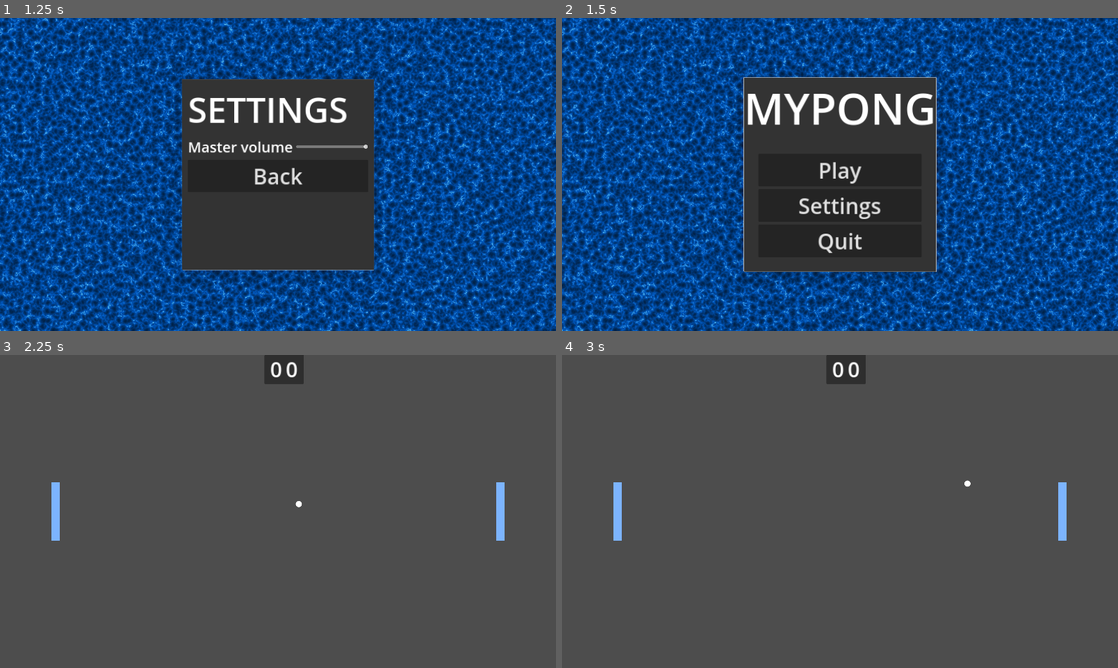
Above: before the commit, frames 1-4 (two rows, left to right).
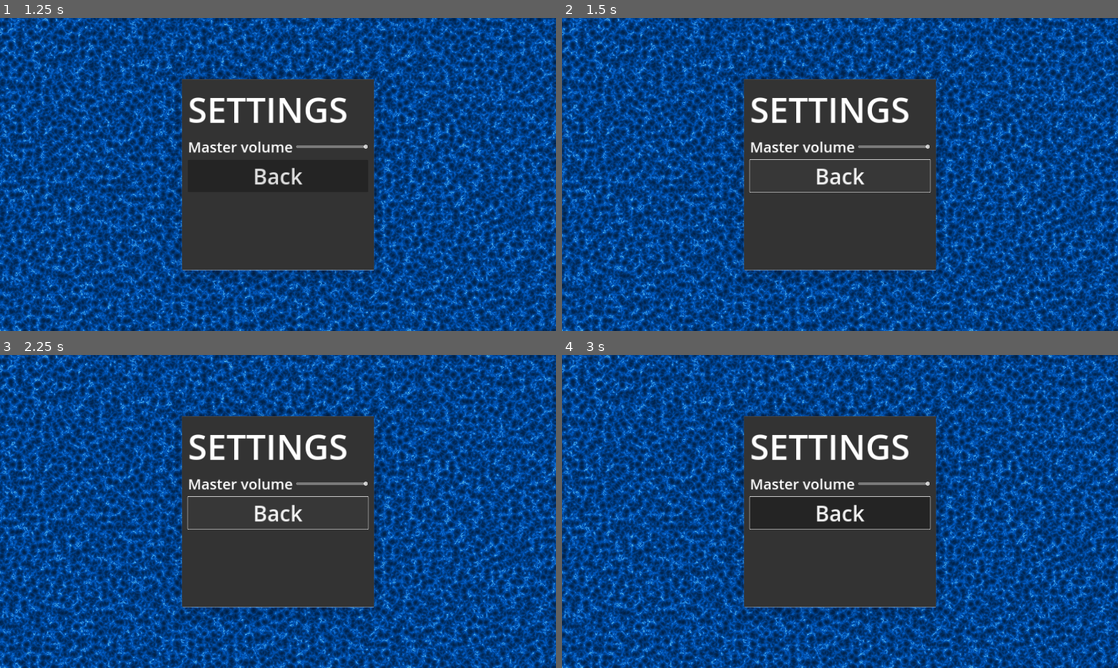
Above: after the commit, the same moments.

Repository: Telokis/MyPong
Game: Godot game, scene res://Scenes/MainMenu/main_menu.tscn
The game is run twice, just before and just after one commit, with the same random seed, the same clock (stepped at 60 frames per second) and the same inputs. This scene is started directly instead of the project's main scene.
Inputs (mouse positions are in pixels of both pictures, inside the frame that each line leads up to):
- Up to frame 1 (1.25 s): click "Settings" at 0.5 s
- Up to frame 2 (1.5 s): click "Back" at 1.25 s
- Up to frame 3 (2.25 s): click (278, 508) at 2 s, where only the run before the commit has a clickable "Play"
- Up to frame 4 (3 s): move the mouse to (962, 495) at 2.77 s; click (962, 495) at 2.92 s

Frame 1 is identical in both runs. In frame 2, 4.0% of the frame differs, in the area x 32-68%, y 18-82%; in frame 3, 96%; in frame 4, 99%, in the area x 0-100%, y 0-100%.

Commit message:
Add friendly keyboard shortcuts for menus

Diff:
--- a/Scenes/MainMenu/main_menu.gd
+++ b/Scenes/MainMenu/main_menu.gd
@@ -1,17 +1,30 @@
 extends Control
 
 @onready var confirm_modal: ConfirmModal = %ConfirmModal
+
+@onready var settings_menu: Control = %SettingsMenu
+@onready var menu: TextureRect = %Menu
+
+func _ready() -> void:
+	grab_focus()
 
 func _on_play_button_pressed() -> void:
 	get_tree().change_scene_to_file("res://Scenes/Game/game.tscn")
 
 
 func _on_settings_button_pressed() -> void:
-	get_tree().change_scene_to_file("res://Scenes/SettingsMenu/settings_menu.tscn")
+	menu.hide()
+	settings_menu.show()
 
 
 func _on_exit_button_pressed() -> void:
 	var confirmed = await confirm_modal.ask_confirmation("Do you really want to quit?", "Yes", "No")
+	grab_focus()
 
 	if confirmed:
 		get_tree().quit()
+
+func _gui_input(event: InputEvent) -> void:
+	if event.is_action_pressed("ui_cancel"):
+		accept_event()
+		_on_exit_button_pressed()
--- a/Scenes/MainMenu/main_menu.tscn
+++ b/Scenes/MainMenu/main_menu.tscn
@@ -1,8 +1,9 @@
-[gd_scene load_steps=7 format=3 uid="uid://bti5458kp6dy4"]
+[gd_scene load_steps=8 format=3 uid="uid://bti5458kp6dy4"]
 
 [ext_resource type="Theme" uid="uid://cw45l3bp8f0il" path="res://ui/Themes/my_theme.tres" id="1_lpmow"]
 [ext_resource type="Script" path="res://Scenes/MainMenu/main_menu.gd" id="2_8oj4s"]
 [ext_resource type="PackedScene" uid="uid://ci0lql3qqjhfx" path="res://ui/ConfirmModal/confirm_modal.tscn" id="3_77t5v"]
+[ext_resource type="PackedScene" uid="uid://cy2cvntqgckn8" path="res://Scenes/SettingsMenu/settings_menu.tscn" id="4_x1ffm"]
 
 [sub_resource type="Gradient" id="Gradient_pkar4"]
 offsets = PackedFloat32Array(0, 0.701299, 1)
@@ -30,10 +31,12 @@
 anchor_bottom = 1.0
 grow_horizontal = 2
 grow_vertical = 2
+focus_mode = 2
 theme = ExtResource("1_lpmow")
 script = ExtResource("2_8oj4s")
 
-[node name="ColorRect" type="TextureRect" parent="."]
+[node name="Menu" type="TextureRect" parent="."]
+unique_name_in_owner = true
 layout_mode = 1
 anchors_preset = 15
 anchor_right = 1.0
@@ -43,7 +46,7 @@
 texture = SubResource("NoiseTexture2D_mrkqe")
 stretch_mode = 2
 
-[node name="PanelContainer" type="PanelContainer" parent="ColorRect"]
+[node name="PanelContainer" type="PanelContainer" parent="Menu"]
 layout_mode = 1
 anchors_preset = 8
 anchor_left = 0.5
@@ -58,15 +61,15 @@
 grow_vertical = 2
 theme_type_variation = &"RootPanelContainer"
 
-[node name="MarginContainer" type="MarginContainer" parent="ColorRect/PanelContainer"]
+[node name="MarginContainer" type="MarginContainer" parent="Menu/PanelContainer"]
 layout_mode = 2
 
-[node name="VBoxContainer" type="VBoxContainer" parent="ColorRect/PanelContainer/MarginContainer"]
+[node name="VBoxContainer" type="VBoxContainer" parent="Menu/PanelContainer/MarginContainer"]
 layout_mode = 2
 size_flags_horizontal = 4
 size_flags_vertical = 4
 
-[node name="TitleLabel" type="Label" parent="ColorRect/PanelContainer/MarginContainer/VBoxContainer"]
+[node name="TitleLabel" type="Label" parent="Menu/PanelContainer/MarginContainer/VBoxContainer"]
 layout_mode = 2
 theme = ExtResource("1_lpmow")
 theme_type_variation = &"HugeLabel"
@@ -74,29 +77,29 @@
 text = "MyPong"
 uppercase = true
 
-[node name="MarginContainer" type="MarginContainer" parent="ColorRect/PanelContainer/MarginContainer/VBoxContainer"]
+[node name="MarginContainer" type="MarginContainer" parent="Menu/PanelContainer/MarginContainer/VBoxContainer"]
 layout_mode = 2
 theme_override_constants/margin_left = 50
 theme_override_constants/margin_top = 50
 theme_override_constants/margin_right = 50
 theme_override_constants/margin_bottom = 50
 
-[node name="VBoxContainer" type="VBoxContainer" parent="ColorRect/PanelContainer/MarginContainer/VBoxContainer/MarginContainer"]
+[node name="VBoxContainer" type="VBoxContainer" parent="Menu/PanelContainer/MarginContainer/VBoxContainer/MarginContainer"]
 layout_mode = 2
 theme_override_constants/separation = 10
 
-[node name="PlayButton" type="Button" parent="ColorRect/PanelContainer/MarginContainer/VBoxContainer/MarginContainer/VBoxContainer"]
+[node name="PlayButton" type="Button" parent="Menu/PanelContainer/MarginContainer/VBoxContainer/MarginContainer/VBoxContainer"]
 layout_mode = 2
 theme_type_variation = &"HugeButton"
 text = "Play"
 
-[node name="SettingsButton" type="Button" parent="ColorRect/PanelContainer/MarginContainer/VBoxContainer/MarginContainer/VBoxContainer"]
+[node name="SettingsButton" type="Button" parent="Menu/PanelContainer/MarginContainer/VBoxContainer/MarginContainer/VBoxContainer"]
 layout_mode = 2
 theme_type_variation = &"HugeButton"
 text = "Settings
 "
 
-[node name="ExitButton" type="Button" parent="ColorRect/PanelContainer/MarginContainer/VBoxContainer/MarginContainer/VBoxContainer"]
+[node name="ExitButton" type="Button" parent="Menu/PanelContainer/MarginContainer/VBoxContainer/MarginContainer/VBoxContainer"]
 layout_mode = 2
 theme_type_variation = &"HugeButton"
 text = "Quit"
@@ -106,6 +109,11 @@
 visible = false
 layout_mode = 1
 
-[connection signal="pressed" from="ColorRect/PanelContainer/MarginContainer/VBoxContainer/MarginContainer/VBoxContainer/PlayButton" to="." method="_on_play_button_pressed"]
-[connection signal="pressed" from="ColorRect/PanelContainer/MarginContainer/VBoxContainer/MarginContainer/VBoxContainer/SettingsButton" to="." method="_on_settings_button_pressed"]
-[connection signal="pressed" from="ColorRect/PanelContainer/MarginContainer/VBoxContainer/MarginContainer/VBoxContainer/ExitButton" to="." method="_on_exit_button_pressed"]
+[node name="SettingsMenu" parent="." instance=ExtResource("4_x1ffm")]
+unique_name_in_owner = true
+visible = false
+layout_mode = 1
+
+[connection signal="pressed" from="Menu/PanelContainer/MarginContainer/VBoxContainer/MarginContainer/VBoxContainer/PlayButton" to="." method="_on_play_button_pressed"]
+[connection signal="pressed" from="Menu/PanelContainer/MarginContainer/VBoxContainer/MarginContainer/VBoxContainer/SettingsButton" to="." method="_on_settings_button_pressed"]
+[connection signal="pressed" from="Menu/PanelContainer/MarginContainer/VBoxContainer/MarginContainer/VBoxContainer/ExitButton" to="." method="_on_exit_button_pressed"]
--- a/Scenes/SettingsMenu/settings_menu.gd
+++ b/Scenes/SettingsMenu/settings_menu.gd
@@ -1,8 +1,9 @@
 extends Control
 
+const MAIN_MENU = preload("res://Scenes/MainMenu/main_menu.tscn")
 
 func _on_back_button_pressed() -> void:
-	get_tree().change_scene_to_file("res://Scenes/MainMenu/main_menu.tscn")
+	get_tree().change_scene_to_packed(MAIN_MENU)
 
 
 func _on_master_volume_h_slider_value_changed(value: float) -> void:
--- a/ui/ConfirmModal/confirm_modal.gd
+++ b/ui/ConfirmModal/confirm_modal.gd
@@ -14,19 +14,24 @@
 	ok_button.text = ok_text
 	cancel_button.text = cancel_text
 	show()
+	grab_focus()
 	return await confirmed
 
-func _choose(is_ok: bool):
+func _choose(is_ok: bool) -> void:
 	confirmed.emit(is_ok)
 	hide()
 	set_process_unhandled_input(false)
 
-func _on_ok_button_pressed():
+func _on_ok_button_pressed() -> void:
 	_choose(true)
 
-func _on_cancel_button_pressed():
+func _on_cancel_button_pressed() -> void:
 	_choose(false)
 
-func _unhandled_input(event: InputEvent) -> void:
+func _gui_input(event: InputEvent) -> void:
 	if event.is_action_pressed("ui_cancel"):
+		accept_event()
 		_choose(false)
+	elif event.is_action_pressed("ui_accept"):
+		accept_event()
+		_choose(true)
--- a/ui/ConfirmModal/confirm_modal.tscn
+++ b/ui/ConfirmModal/confirm_modal.tscn
@@ -17,6 +17,7 @@
 grow_horizontal = 2
 grow_vertical = 2
 size_flags_horizontal = 4
+focus_mode = 2
 theme = ExtResource("1_3ofst")
 color = Color(0.1672, 0.19912, 0.38, 0.345098)
 script = ExtResource("1_we5ad")
